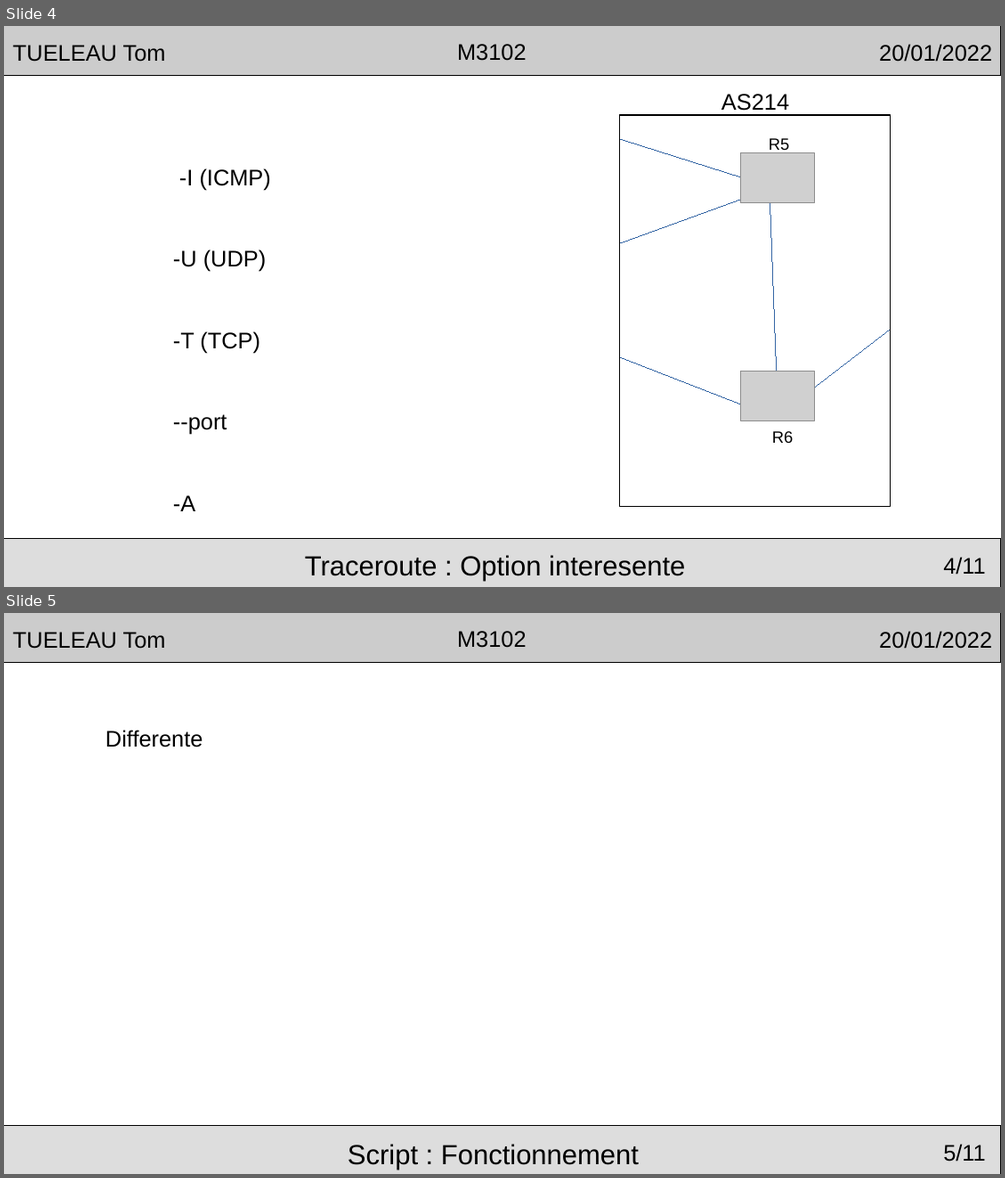
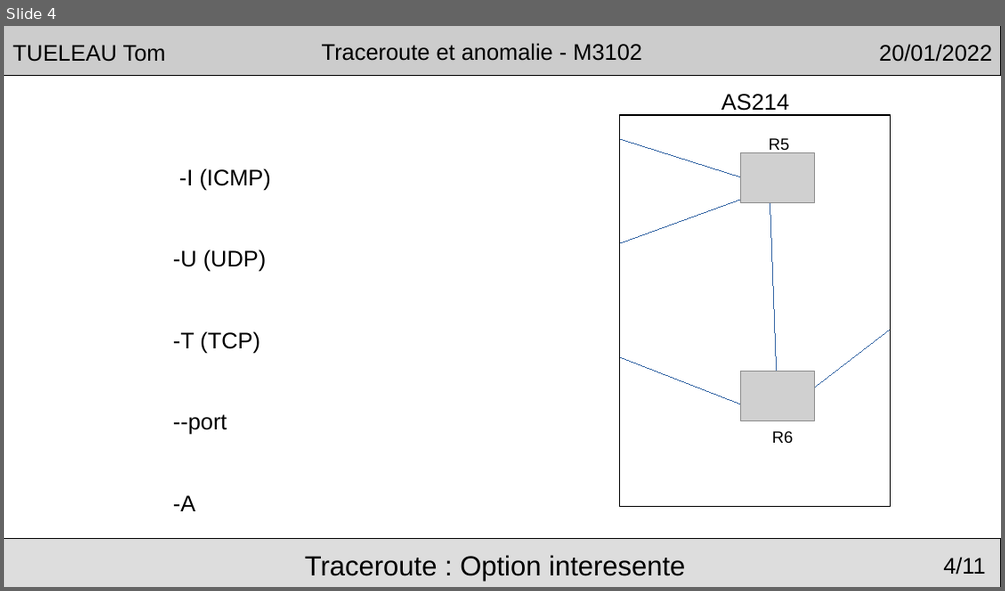
Before and after one commit to Arakio34/tomtraceroute, a slide deck: rfc/presentationM3102.odp. Shown one above the other, each under a label of ours: slides 4 and 5 before the commit, slide 4 after it. The pictures are 1005x1178 and 1005x591 pixels, drawn with LibreOffice and Linux fonts; fonts in the diff are those of the drawing; grey boxes stand for pictures; background and template pictures are left out. Boxes give left, top, right and bottom in pixels: in the first picture for what was removed or moved away, otherwise in the second. Text is boxed around its words. In the diff, an @@ line names an element or a change of style, - is before the commit and + after.

```diff
--- a/rfc/presentationM3102.odp
+++ b/rfc/presentationM3102.odp
@@ slide 5 removed at box(4, 613, 1001, 1174), background #FFFFFF; not listed: 5 template elements that a slide beside it also shows @@
@@ text removed at box(105, 730, 203, 747) @@
-Differente
@@ text removed at box(348, 1143, 639, 1170) @@
-Script : Fonctionnement
@@ slide 4 changed as well @@
@@ text in rectangle at box(322, 43, 642, 61): text changed @@
-M3102
+Traceroute et anomalie - M3102
```
Also in this commit, not shown: 8 other slides changed, 2 slides added, 1 other slide removed.
